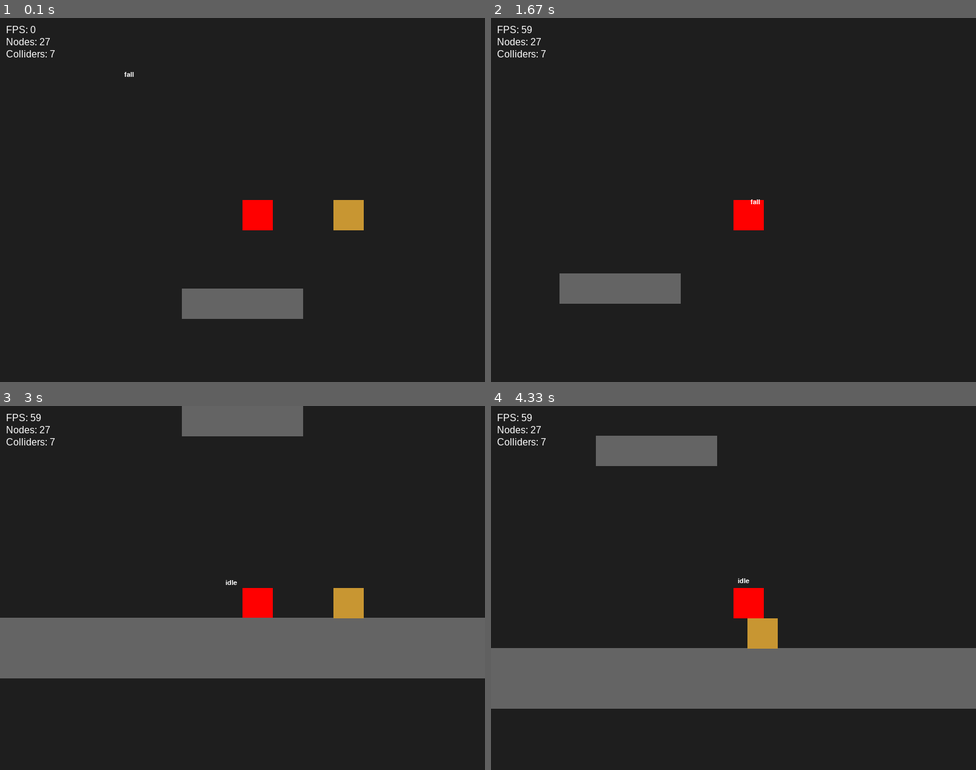
Above: before the commit, frames 1-4 (two rows, left to right).
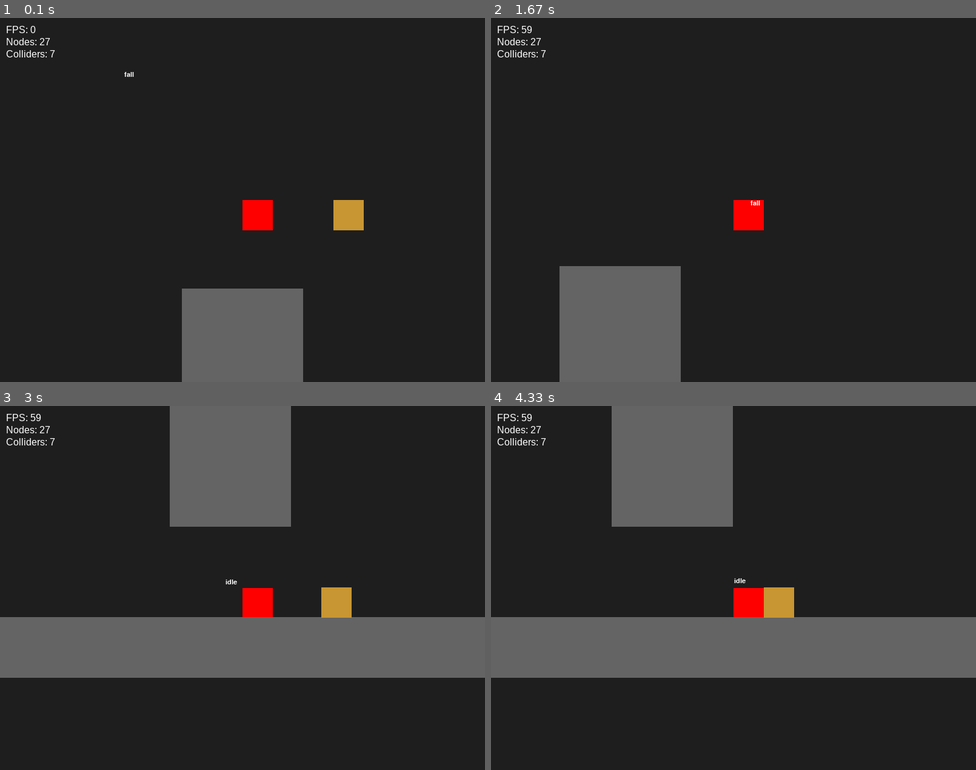
Above: after the commit, the same moments.

Repository: nalqit/py-engine
Game: pygame game, started from src/game/main.py
The game is run twice, just before and just after one commit, with the same random seed, the same clock (stepped at 60 frames per second) and the same inputs.
Inputs:
- Up to frame 1 (0.1 s): no input
- Up to frame 2 (1.67 s): hold Right 0.33-0.8 s; hold Up 0.83-1.13 s; hold Right 1.17-1.63 s
- Up to frame 3 (3 s): hold Left 1.67-2.2 s; hold Down 2.23-2.53 s; hold Left 2.57-2.97 s
- Up to frame 4 (4.33 s): hold Up 3-3.37 s; hold Right 3.4-4.03 s; hold Down from 4.07 s (still down)

The runs differ from the first frame. In frame 1, 4.3% of the frame differs, in the area x 37-63%, y 82-100%; in frame 2, 5.9%; in frame 3, 7.4%; in frame 4, 24%, in the area x 0-100%, y 0-84%.

Commit message:
somehow i ruined the pushing feature and now i remove it untill i make it better next time(stuck on the roof bug fixed)

Diff:
--- a/src/engine/physics/physics_body_2d.py
+++ b/src/engine/physics/physics_body_2d.py
@@ -13,8 +13,6 @@
         self.intent_x = 0
         self.intent_y = 0
         self.debug_state_name = ""
-
-
 
         # FSM
         self.state_machine = StateMachine(self)
@@ -40,17 +38,11 @@
         if self.use_gravity and not self.on_ground:
             self.velocity_y += self.gravity * delta
 
-
         self.velocity_x = self.intent_x * self.speed
 
         # jump intent (مرة واحدة)
         if self.intent_y != 0:
             self.velocity_y = self.intent_y
-
-
-
-
-
 
         # 3. Resolve movement & collisions
         dx = self.velocity_x * delta
@@ -68,11 +60,12 @@
 
     def _check_ground(self):
         return self.collision_world.check_collision(
-        self.collider,
-        self.local_x,
-        self.local_y + 1,
-        margin=(-2, 0),
-    )
+            self.collider,
+            self.local_x,
+            self.local_y + 1,
+            margin=(-2, 0),
+        )
+
     def move_and_collide(self, dx, dy, delta):
         # --- X axis (Horizontal) ---
         if dx != 0:
@@ -84,51 +77,39 @@
             if not hit_x:
                 self.local_x += dx
             else:
-                # Dynamic Collision Resolution
-                if not hit_x.is_static:
-                    body_to_push = hit_x.parent
-
-                    # Check if the pushed body (Box) is blocked by something else (NPC/Wall)
-                    blocker = self.collision_world.check_collision(
-                        hit_x,
-                        body_to_push.local_x + dx,
-                        body_to_push.local_y,
-                        margin=(0, -2),
-                    )
-
-                    can_push = True
-                    if blocker:
-                        can_push = False
-
-                    if can_push:
-                        body_to_push.local_x += dx
-                        self.local_x += dx
+                # Collision detected: Stop movement
+                self.velocity_x = 0
 
         # --- Y axis (Vertical) ---
-        # Initialize as false, will be set true if we hit floor
-        # --- Y axis (Vertical) ---
-        ground_hit = self._check_ground()
-        hit_y = None
+        # Resolve Y independently.
 
-        self.on_ground = bool(ground_hit)
+        # Reset on_ground to False by default (assume air)
+        # We will only set it to True if we hit the floor.
+        self.on_ground = False
 
         if dy != 0:
             target_y = self.local_y + dy
             hit_y = self.collision_world.check_collision(
                 self.collider, self.local_x, target_y, margin=(-2, 0)
-        )
+            )
 
-        if not hit_y:
-            self.local_y += dy
-        else:
-            if dy > 0:
-                self.velocity_y = 0
-                self.on_ground = True
-            elif dy < 0:
-                self.velocity_y = 0
+            if not hit_y:
+                self.local_y += dy
+            else:
+                if dy > 0:
+                    # Falling and hit floor
+                    self.velocity_y = 0
+                    self.on_ground = True
+                elif dy < 0:
+                    # Jumping and hit ceiling
+                    self.velocity_y *= -1
+                    # on_ground remains False
 
-
-
+        # Final ground check
+        # Only check if we are NOT jumping (dy >= 0)
+        # This prevents on_ground sticking when starting a jump
+        if dy >= 0 and self._check_ground():
+            self.on_ground = True
 
     def on_collision_enter(self, other):
         pass
--- a/src/game/main.py
+++ b/src/game/main.py
@@ -107,7 +107,7 @@
     create_wall("Floor", -1000, 500, 2000, 100)
     create_wall("Wall1", -1000, 420, 80, 80)
     create_wall("Wall1", 1000, 420, 80, 80)
-    create_wall("platform",0,150,200,50)
+    create_wall("platform",0,150,200,200)
 
 
 
@@ -216,7 +216,7 @@
         screen.fill((30, 30, 30))
 
         root.render(screen)   # ← ترسم العالم
-
+        print(player.velocity_y)
         # ===== هنا ترسم الـ FSM TEXT =====
         font = pygame.font.SysFont(None, 16)
 
